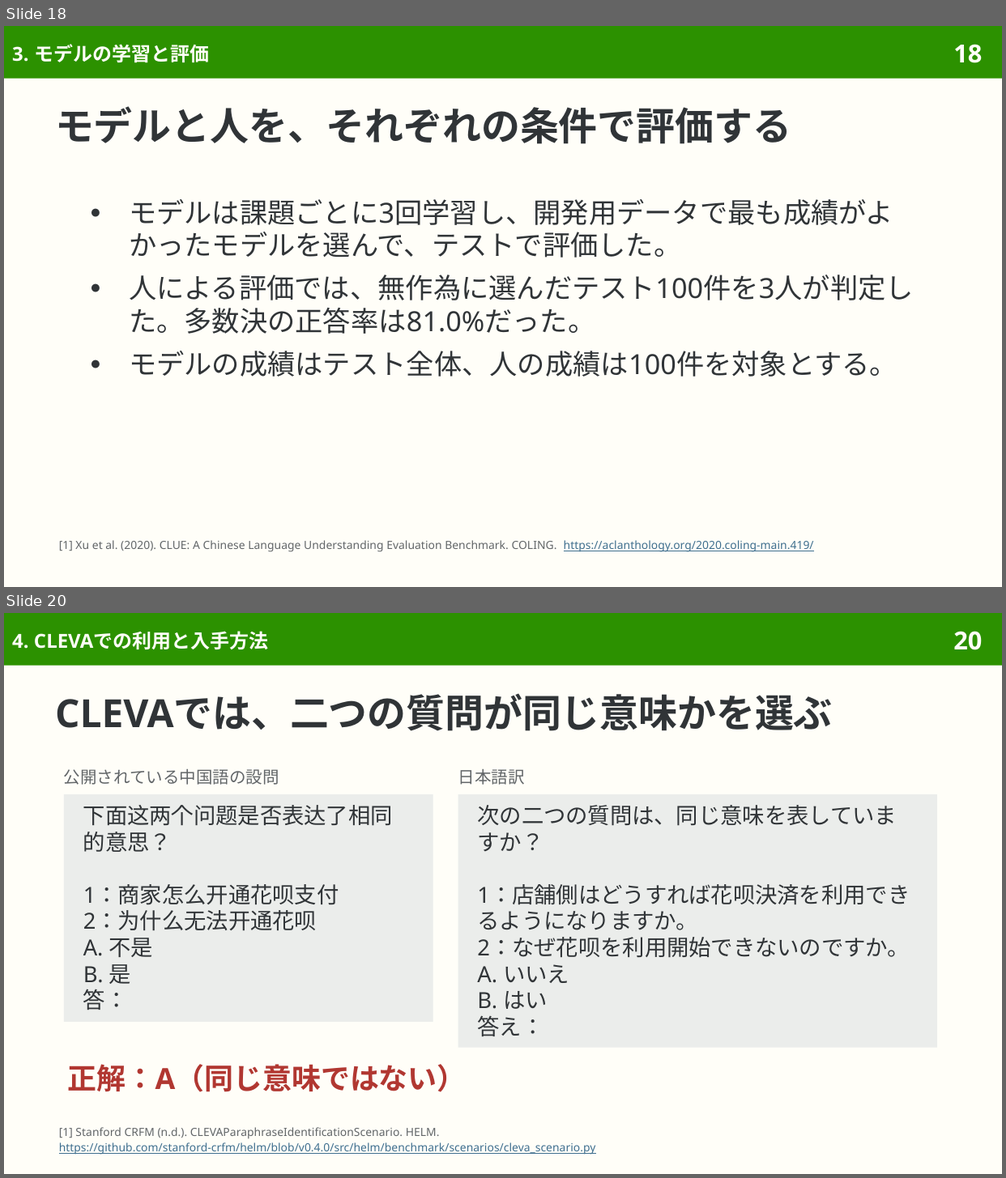
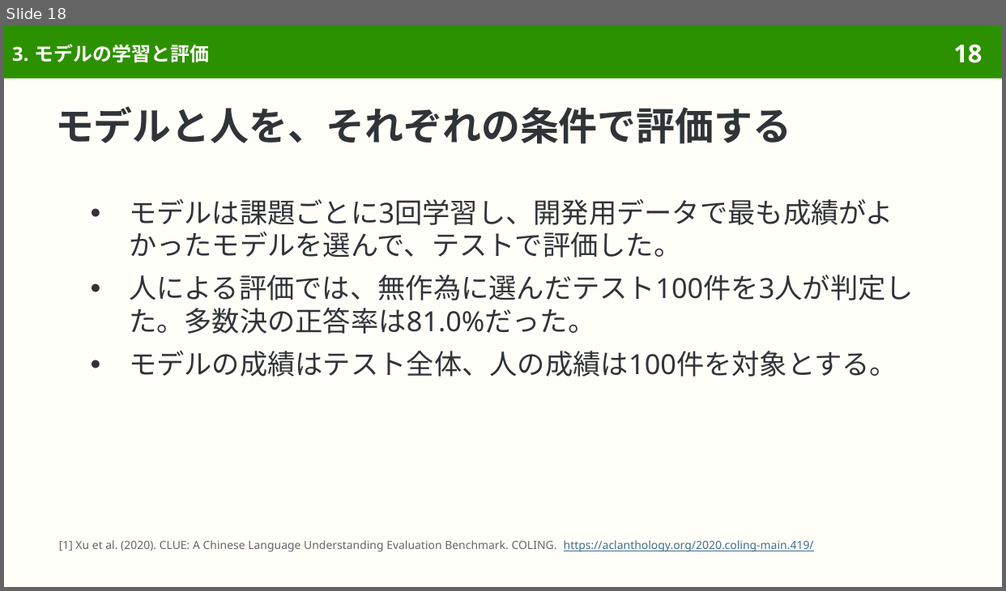
Before and after one commit to sasakiy84/datasets-in-10-minutes, a slide deck: slides/datasets-in-10-minutes-afqmc.pptx. Shown one above the other, each under a label of ours: slides 18 and 20 before the commit, slide 18 after it; the slides between them are not shown. The pictures are 1006x1178 and 1006x591 pixels, drawn with LibreOffice and Linux fonts; fonts in the diff are those of the drawing. Boxes give left, top, right and bottom in pixels: in the first picture for what was removed or moved away, otherwise in the second. Text is boxed around its words. In the diff, an @@ line names an element or a change of style, - is before the commit and + after.

```diff
--- a/slides/datasets-in-10-minutes-afqmc.pptx
+++ b/slides/datasets-in-10-minutes-afqmc.pptx
@@ slide 20 removed at bbox=[4, 613, 1002, 1174], background #FFFEF8; not listed: 2 template elements that a slide beside it also shows @@
@@ title removed at bbox=[12, 631, 269, 649] @@
-4. CLEVAでの利用と入手方法
@@ title removed at bbox=[55, 693, 833, 731] @@
-CLEVAでは、二つの質問が同じ意味かを選ぶ
@@ text removed at bbox=[64, 769, 279, 785] @@
-公開されている中国語の設問
@@ text removed at bbox=[458, 769, 525, 785] @@
-日本語訳
@@ rectangle removed at bbox=[64, 794, 433, 1022] @@
-下面这两个问题是否表达了相同的意思？
-1：商家怎么开通花呗支付
-2：为什么无法开通花呗
-A. 不是
-B. 是
-答：
@@ rectangle removed at bbox=[458, 794, 937, 1048] @@
-次の二つの質問は、同じ意味を表していますか？
-1：店舗側はどうすれば花呗決済を利用できるようになりますか。
-2：なぜ花呗を利用開始できないのですか。
-A. いいえ
-B. はい
-答え：
@@ text removed at bbox=[68, 1064, 467, 1093] @@
-正解：A（同じ意味ではない）
@@ text removed at bbox=[59, 1127, 596, 1155] @@
-[1] Stanford CRFM (n.d.). CLEVAParaphraseIdentificationScenario. HELM.
-https://github.com/stanford-crfm/helm/blob/v0.4.0/src/helm/benchmark/scenarios/cleva_scenario.py
```
Also in this commit, not shown: 7 slides changed, 1 other slide removed, 53 other files.
